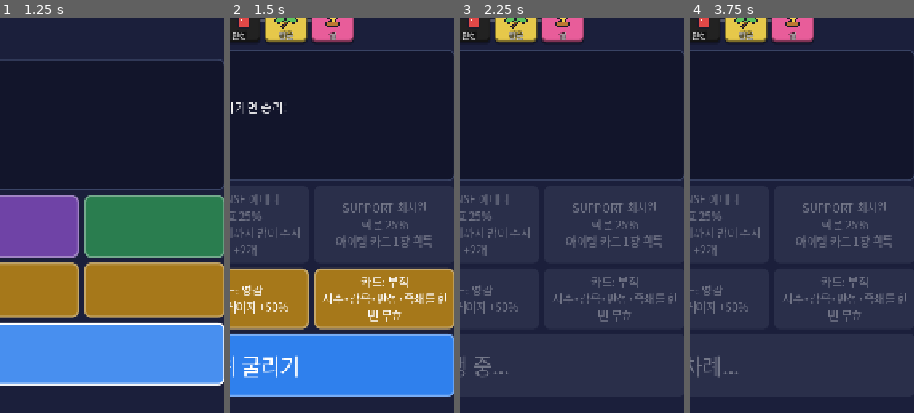
Above: before the commit, frames 1-4 (left to right).
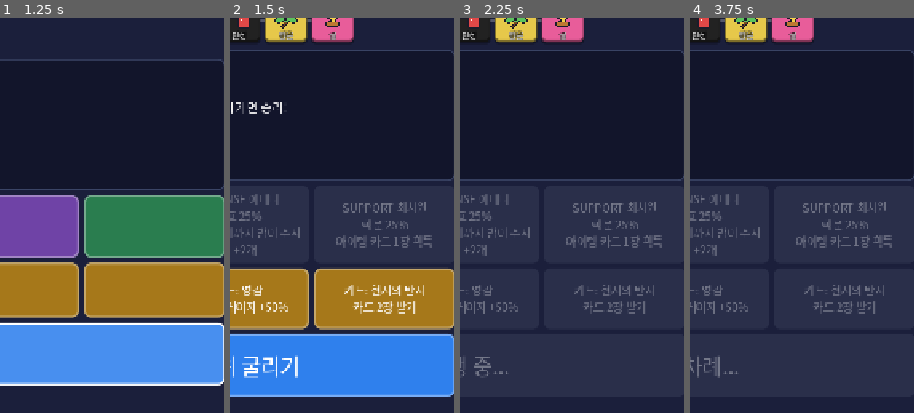
Above: after the commit, the same moments.

Repository: donto333/dice-heroes
Game: Godot game, scene res://scenes/main.tscn
The game is run twice, just before and just after one commit, with the same random seed, the same clock (stepped at 60 frames per second) and the same inputs.
Inputs (mouse positions are % of the whole screen's width and height, from its top left):
- Up to frame 1 (1.25 s): click (50, 82) at 0.5 s
- Up to frame 2 (1.5 s): click "게임 시작" at 1.25 s
- Up to frame 3 (2.25 s): click "주사위 굴리기" at 2 s
- Up to frame 4 (3.75 s): move the mouse to (72, 46) at 2.77 s; click (72, 46) at 2.92 s; move the mouse to (30, 56) at 3.52 s; click (30, 56) at 3.67 s
The pictures show only the part of the screen within x 48-98%, y 40-90%; the shares and areas given below are measured in that part.

Frame 1 is identical in both runs. In frame 2, 1.6% of the frame differs, in the area x 41-97%, y 65-77%; in frame 3, 1.3%; in frame 4, 1.3%.
Error in both runs: Invalid access to property or key 'winner' on a base object of type 'Nil'. (res://scripts/main.gd:246)

Commit message:
규칙 완성: 지나가며 싸우기, 카드 20종, 후공 보정
- 이동 중 상대 말을 지나치면 싸울지 그냥 지나갈지 고른다
- 카드 12종 추가: 축지법, 길잡이 별, 거울 방패, 재도전, 모래폭풍, 덫, 수문장,
  뒤바뀐 운명, 망각, 깊은 망각, 현자의 반지, 도둑 까치
- 나중에 하는 쪽은 어빌리티 게이지 50%로 시작 (data/rules.json)
- AI는 손해 보는 카드는 쓰지 않고, 이길 만할 때만 싸운다
- 카드와 지나가며 싸우기 검사 추가

Co-Authored-By: Claude Opus 5.5 <noreply@anthropic.com>
Claude-Session: https://claude.ai/code/session_01JPWR7cTXQrxTawoDohtR95

Diff:
--- a/data/cards.json
+++ b/data/cards.json
@@ -1,13 +1,167 @@
 {
-  "_comment": "프로토타입용 아이템 카드 8종. 기획안의 20종 중 규칙 검증에 필요한 것만 먼저 넣었다.",
+  "_comment": "아이템 카드 20종. effect.type은 scripts/rules/game.gd의 _apply_effect()에서 처리한다.",
   "cards": {
-    "swift_horse": {"name": "천리마", "text": "이번 이동을 6칸으로 고정", "effect": {"type": "move_fixed", "amount": 6}},
-    "tailwind": {"name": "순풍", "text": "이번 턴 이동 주사위 +1개", "effect": {"type": "move_dice", "amount": 1, "turns": 1}},
-    "banner": {"name": "필승의 깃발", "text": "이번 턴 공격 주사위 +1개", "effect": {"type": "atk_dice", "amount": 1, "turns": 1}},
-    "fortress": {"name": "철옹성", "text": "다음 내 차례까지 방어 주사위 +1개", "effect": {"type": "def_dice", "amount": 1, "turns": 1}},
-    "inspiration": {"name": "영감", "text": "우리 팀 게이지 +50%", "effect": {"type": "gauge_team", "amount": 50}},
-    "shackle": {"name": "족쇄", "text": "상대 1턴 쉬기", "effect": {"type": "skip_enemy", "amount": 1}},
-    "charm": {"name": "부적", "text": "저주·감옥·판정·족쇄를 한 번 무효", "effect": {"type": "charm"}},
-    "attr_wind": {"name": "속성의 바람", "text": "맵 속성을 내 ATTACK 캐릭터의 분류로 변경", "effect": {"type": "set_attr"}}
+    "swift_horse": {
+      "name": "천리마",
+      "text": "이번 이동을 6칸으로 고정",
+      "effect": {
+        "type": "move_fixed",
+        "amount": 6
+      }
+    },
+    "tailwind": {
+      "name": "순풍",
+      "text": "이번 턴 이동 주사위 +1개",
+      "effect": {
+        "type": "move_dice",
+        "amount": 1,
+        "turns": 1
+      }
+    },
+    "banner": {
+      "name": "필승의 깃발",
+      "text": "이번 턴 공격 주사위 +1개",
+      "effect": {
+        "type": "atk_dice",
+        "amount": 1,
+        "turns": 1
+      }
+    },
+    "fortress": {
+      "name": "철옹성",
+      "text": "다음 내 차례까지 방어 주사위 +1개",
+      "effect": {
+        "type": "def_dice",
+        "amount": 1,
+        "turns": 1
+      }
+    },
+    "inspiration": {
+      "name": "영감",
+      "text": "우리 팀 게이지 +50%",
+      "effect": {
+        "type": "gauge_team",
+        "amount": 50
+      }
+    },
+    "shackle": {
+      "name": "족쇄",
+      "text": "상대 1턴 쉬기",
+      "effect": {
+        "type": "skip_enemy",
+        "amount": 1
+      }
+    },
+    "charm": {
+      "name": "부적",
+      "text": "저주·감옥·판정·족쇄를 한 번 무효",
+      "effect": {
+        "type": "charm"
+      }
+    },
+    "attr_wind": {
+      "name": "속성의 바람",
+      "text": "맵 속성을 내 ATTACK 캐릭터의 분류로 변경",
+      "effect": {
+        "type": "set_attr"
+      }
+    },
+    "shrink_road": {
+      "name": "축지법",
+      "text": "이번 이동 +3칸",
+      "effect": {
+        "type": "move_plus",
+        "amount": 3,
+        "turns": 1
+      }
+    },
+    "guide_star": {
+      "name": "길잡이 별",
+      "text": "이동 주사위를 두 번 굴려 큰 쪽으로",
+      "effect": {
+        "type": "move_best",
+        "amount": 1,
+        "turns": 1
+      }
+    },
+    "mirror_shield": {
+      "name": "거울 방패",
+      "text": "다음 내 차례까지 방어 합계 +3",
+      "effect": {
+        "type": "def_bonus",
+        "amount": 3,
+        "turns": 1
+      }
+    },
+    "second_try": {
+      "name": "재도전",
+      "text": "이번 턴 전투에서 지면 한 번 다시 굴림",
+      "effect": {
+        "type": "retry",
+        "amount": 1,
+        "turns": 1
+      }
+    },
+    "sandstorm": {
+      "name": "모래폭풍",
+      "text": "상대의 다음 이동 주사위 -1개",
+      "effect": {
+        "type": "enemy_move_dice",
+        "amount": -1
+      }
+    },
+    "snare": {
+      "name": "덫",
+      "text": "지금 칸에 덫. 상대가 멈추면 1턴 쉬기",
+      "effect": {
+        "type": "trap"
+      }
+    },
+    "gatekeeper": {
+      "name": "수문장",
+      "text": "다음 내 차례까지 방어 주사위 +2개",
+      "effect": {
+        "type": "def_dice",
+        "amount": 2,
+        "turns": 1
+      }
+    },
+    "twisted_fate": {
+      "name": "뒤바뀐 운명",
+      "text": "상대와 말의 자리를 바꿈",
+      "effect": {
+        "type": "swap"
+      }
+    },
+    "oblivion": {
+      "name": "망각",
+      "text": "상대 팀 게이지 -30%",
+      "effect": {
+        "type": "gauge_enemy",
+        "amount": -30
+      }
+    },
+    "deep_oblivion": {
+      "name": "깊은 망각",
+      "text": "상대 카드 1장을 없앰",
+      "effect": {
+        "type": "discard_enemy"
+      }
+    },
+    "sage_ring": {
+      "name": "현자의 반지",
+      "text": "카드 2장 받기",
+      "effect": {
+        "type": "draw_card",
+        "amount": 2
+      }
+    },
+    "magpie": {
+      "name": "도둑 까치",
+      "text": "상대 카드 1장을 훔침",
+      "effect": {
+        "type": "steal_card"
+      }
+    }
   }
 }
--- a/data/rules.json
+++ b/data/rules.json
@@ -1,7 +1,22 @@
 {
-  "_comment": "규칙 수치. move_dice_weights는 이동 주사위의 눈 1~6이 나올 비율이다. 이동 주사위가 1개인 캐릭터는 \"1\", 2개 이상이면 \"2\"를 쓴다. 숫자가 클수록 그 눈이 잘 나온다. 평균: 1개 4.4칸, 2개 5.2칸 (보통 주사위면 3.5칸, 7칸).",
+  "_comment": "규칙 수치. move_dice_weights는 이동 주사위의 눈 1~6이 나올 비율이다. 이동 주사위가 1개인 캐릭터는 \"1\", 2개 이상이면 \"2\"를 쓴다. 숫자가 클수록 그 눈이 잘 나온다. 평균: 1개 4.4칸, 2개 5.2칸 (보통 주사위면 3.5칸, 7칸). second_player_gauge는 나중에 하는 쪽이 처음부터 가진 어빌리티 게이지(%)다. 먼저 하는 쪽이 유리한 것을 줄인다.",
   "move_dice_weights": {
-    "1": [1, 1, 1, 2, 3, 4],
-    "2": [4, 3, 2, 1, 1, 1]
-  }
+    "1": [
+      1,
+      1,
+      1,
+      2,
+      3,
+      4
+    ],
+    "2": [
+      4,
+      3,
+      2,
+      1,
+      1,
+      1
+    ]
+  },
+  "second_player_gauge": 50
 }
--- a/scripts/main.gd
+++ b/scripts/main.gd
@@ -278,14 +278,22 @@
 
 func _show_path_choice() -> void:
 	var options: Array = game.pending_choice["options"]
-	_board_view.highlight = options.duplicate()
+	var fighting: bool = game.choice_kind() == "fight"
+	if fighting:
+		_board_view.highlight = [int(game.players[0]["pos"])]
+		_add_result_text("상대 말을 지나칩니다! 싸울까요? (남은 이동 %d칸)" % int(game.pending_choice["steps"]), Color("ff8a6a"))
+	else:
+		_board_view.highlight = options.duplicate()
+		_add_result_text("갈림길! 갈 길을 고르세요. (남은 이동 %d칸)" % int(game.pending_choice["steps"]), Color("ffcf66"))
 	_board_view.queue_redraw()
-	_add_result_text("갈림길! 갈 길을 고르세요. (남은 이동 %d칸)" % int(game.pending_choice["steps"]), Color("ffcf66"))
 	var row := HBoxContainer.new()
 	row.add_theme_constant_override("separation", 8)
 	for index in options.size():
-		var button := _make_button(18, 72, Color("1ba39c"))
-		button.text = game.route_name(int(options[index]))
+		var color := Color("1ba39c")
+		if fighting:
+			color = Color("c0392b") if index == 0 else Color("5d6d7e")
+		var button := _make_button(18, 72, color)
+		button.text = game.choice_label(index)
 		button.pressed.connect(_on_path_chosen.bind(index))
 		row.add_child(button)
 	_result_box.add_child(row)
@@ -299,7 +307,10 @@
 	_board_view.highlight = []
 	_clear_results()
 	_add_result_header("내 차례", PLAYER_TEXT_COLORS[0])
-	_add_result_text("%s(으)로 갑니다." % game.route_name(int(game.pending_choice["options"][index])), Color.WHITE)
+	if game.choice_kind() == "fight":
+		_add_result_text("싸웁니다!" if index == 0 else "그냥 지나갑니다.", Color.WHITE)
+	else:
+		_add_result_text("%s(으)로 갑니다." % game.choice_label(index), Color.WHITE)
 	_sfx.play("click")
 	var playing = game
 	game.choose_path(index)
--- a/scripts/rules/ai.gd
+++ b/scripts/rules/ai.gd
@@ -12,8 +12,9 @@
 			if game.can_use_ability(slot):
 				game.use_ability(slot)
 				break
-		if game.can_play_card(0):
-			game.play_card(0)
+		var card_index := pick_card(game)
+		if card_index >= 0:
+			game.play_card(card_index)
 		game.roll_move()
 		var guard := 0
 		while game.awaiting_choice() and guard < 10:
@@ -22,9 +23,40 @@
 	game.end_turn()
 
 
-## 갈림길에서 고를 길의 순번.
+## 고르기의 답. 갈림길이면 골에 가까운 길,
+## 상대를 지나칠 때는 내 공격 주사위가 상대 방어 주사위보다 많으면 싸운다.
 static func choose(game) -> int:
+	if game.choice_kind() == "fight":
+		var me: int = game.current
+		var attack := int(game.char_of(me, "attack")["attack"])
+		var defense := int(game.char_of(1 - me, "defense")["defense"])
+		return 0 if attack > defense else 1
 	return game.best_option(game.pending_choice["options"])
+
+
+## 이번 턴에 쓸 카드의 순번. 쓸 만한 카드가 없으면 -1.
+static func pick_card(game) -> int:
+	var hand: Array = game.players[game.current]["hand"]
+	for index in hand.size():
+		if game.can_play_card(index) and card_useful(game, game.cards[hand[index]]):
+			return index
+	return -1
+
+
+## 지금 쓰면 손해이거나 아무 일도 없는 카드를 거른다.
+static func card_useful(game, card: Dictionary) -> bool:
+	var me: int = game.current
+	var other_hand: Array = game.players[1 - me]["hand"]
+	match str(card["effect"].get("type", "")):
+		"swap":
+			return game.distance_of(1 - me) < game.distance_of(me)
+		"discard_enemy":
+			return not other_hand.is_empty()
+		"steal_card":
+			return not other_hand.is_empty() and game.players[me]["hand"].size() < game.HAND_LIMIT
+		"draw_card":
+			return game.players[me]["hand"].size() < game.HAND_LIMIT
+	return true
 
 
 ## AI 파티를 고른다. 포인트 제한 안에서 무작위로 세 명을 뽑고,
--- a/scripts/rules/game.gd
+++ b/scripts/rules/game.gd
@@ -4,7 +4,7 @@
 ##
 ## 한 턴의 순서:
 ##   begin_turn() → (play_card / use_ability, 각 1회까지) → roll_move()
-##   → (갈림길이면 choose_path()를 길이 정해질 때까지) → end_turn()
+##   → (갈림길이나 상대를 지나칠 때 choose_path()로 고르기) → end_turn()
 ##
 ## 보드는 칸(node)과 다음 칸(next) 연결로 이뤄진다. next가 2개 이상이면 갈림길이다.
 ## 말이 지나온 길은 trail에 쌓아 두고, 뒤로 물러날 때는 그 길을 거꾸로 되짚는다.
@@ -25,6 +25,7 @@
 const TIMED_EFFECTS := [
 	"atk_dice", "def_dice", "atk_bonus", "def_bonus",
 	"move_dice", "enemy_dice_minus", "chase", "counter",
+	"move_plus", "move_best", "retry",
 ]
 
 var rng := RandomNumberGenerator.new()
@@ -51,8 +52,14 @@
 ## 화면이 연출에 쓰는 사건 기록. take_events()로 가져가면 비워진다.
 ## kind: "pos"(말이 한 칸 이동), "move"(이동 주사위), "battle"(전투), "fate"(운명의 판정)
 var events: Array = []
-## 갈림길에서 길을 골라야 할 때 채워진다. {"options": [칸 id...], "steps": 남은 칸 수}
+## 고르기가 필요할 때 채워진다.
+##   갈림길: {"kind": "path", "options": [칸 id...], "steps": 남은 칸 수}
+##   상대를 지나칠 때: {"kind": "fight", "options": [0 싸운다, 1 지나간다], "steps": 남은 칸 수}
 var pending_choice: Dictionary = {}
+## 덫이 놓인 칸 id → 덫을 놓은 플레이어
+var traps: Dictionary = {}
+## 후공 보정으로 둘째 플레이어가 받는 첫 게이지
+var second_player_gauge := 0
 
 var card_played := false
 var ability_used := false
@@ -69,6 +76,7 @@
 	cards = data.get("cards", {})
 	abilities = data.get("abilities", {})
 	move_weights = data.get("rules", {}).get("move_dice_weights", {})
+	second_player_gauge = int(data.get("rules", {}).get("second_player_gauge", 0))
 	characters = {}
 	for character in data.get("characters", []):
 		characters[character["id"]] = character
@@ -100,9 +108,13 @@
 	events = []
 	pending_choice = {}
 	revealed = {}
+	traps = {}
 	for index in players.size():
 		for i in START_HAND:
 			_draw_card(index, false)
+	# 먼저 하는 쪽이 유리하므로 나중에 하는 쪽은 게이지를 채워 두고 시작한다.
+	if players.size() > 1 and second_player_gauge > 0:
+		_add_gauge(1, second_player_gauge)
 	say("게임 시작! 먼저 골에 들어가면 승리합니다.")
 
 
@@ -209,6 +221,20 @@
 	return not pending_choice.is_empty()
 
 
+## 지금 고르기의 종류. "path" 또는 "fight". 고를 게 없으면 "".
+func choice_kind() -> String:
+	if pending_choice.is_empty():
+		return ""
+	return str(pending_choice.get("kind", "path"))
+
+
+## 고르기 버튼에 쓸 이름.
+func choice_label(option_index: int) -> String:
+	if choice_kind() == "fight":
+		return "싸운다" if option_index == 0 else "지나간다"
+	return route_name(int(pending_choice["options"][option_index]))
+
+
 func can_use_ability(slot: String) -> bool:
 	if not can_act() or ability_used:
 		return false
@@ -338,33 +364,67 @@
 	else:
 		var count: int = max(1, int(mover["move"]) + effect_sum(current, "move_dice"))
 		rolls = roll_weighted_dice(count, move_weights_for(count))
+		if effect_sum(current, "move_best") > 0:
+			var again := roll_weighted_dice(count, move_weights_for(count))
+			say("  길잡이 별: %s와 %s 중 큰 쪽" % [str(rolls), str(again)])
+			if _sum(again) > _sum(rolls):
+				rolls = again
 		total = _sum(rolls)
 		say("%s: 이동 주사위 %s → %d칸" % [player["name"], str(rolls), total])
-	var bonus := 0
+	var bonus := effect_sum(current, "move_plus")
+	if bonus > 0:
+		total += bonus
+		say("  %d칸 더 이동" % bonus)
 	if map_attr == "근현대" and mover["category"] == "근현대":
-		bonus = ATTR_BONUS
-		total += bonus
+		bonus += ATTR_BONUS
+		total += ATTR_BONUS
 		say("  맵 속성 보너스로 %d칸 더 이동" % ATTR_BONUS)
 	_event({"kind": "move", "player": current, "rolls": rolls, "total": total, "bonus": bonus})
 
-	if _walk(current, total, true):
-		_resolve_tile(0)
-
-
-## 갈림길에서 길을 고른다. option_index는 pending_choice["options"]의 순번이다.
+	_continue_walk(total)
+
+
+## 고르기에 답한다. option_index는 pending_choice["options"]의 순번이다.
+## 갈림길이면 그 길로 가고, 상대를 지나칠 때면 0은 싸우기, 1은 그냥 지나가기다.
 func choose_path(option_index: int) -> bool:
 	if pending_choice.is_empty():
 		return false
 	var options: Array = pending_choice["options"]
 	if option_index < 0 or option_index >= options.size():
 		return false
+	var kind := choice_kind()
 	var steps := int(pending_choice["steps"])
 	pending_choice = {}
+	if kind == "fight":
+		if option_index == 1:
+			say("  %s: 싸우지 않고 지나갑니다." % players[current]["name"])
+			_continue_walk(steps)
+		elif _battle_players():
+			# 이기면 남은 칸을 마저 간다. 지면 거점으로 돌아가 이동이 끝난다.
+			_continue_walk(steps)
+		return true
 	say("  %s: %s(으)로 갑니다." % [players[current]["name"], route_name(int(options[option_index]))])
 	_step(current, int(options[option_index]))
-	if _walk(current, steps - 1, true):
+	if steps - 1 > 0 and _can_fight_passing(current):
+		pending_choice = {"kind": "fight", "options": [0, 1], "steps": steps - 1}
+		return true
+	_continue_walk(steps - 1)
+	return true
+
+
+## 남은 칸을 걸어가고, 길이 다 정해지면 도착한 칸을 처리한다.
+func _continue_walk(steps: int) -> void:
+	if _walk(current, steps, true):
 		_resolve_tile(0)
-	return true
+
+
+## 지나가는 칸에 상대가 있어서 싸울 수 있는지. 출발 칸과 골에서는 싸우지 않는다.
+func _can_fight_passing(player_index: int) -> bool:
+	var pos := int(players[player_index]["pos"])
+	if int(players[1 - player_index]["pos"]) != pos:
+		return false
+	var kind: String = node_of(pos).get("type", "")
+	return kind != "start" and kind != "goal"
 
 
 ## 갈림길에서 보여 줄 길 이름.
@@ -422,11 +482,15 @@
 		var chosen := 0
 		if options.size() > 1:
 			if interactive:
-				pending_choice = {"options": options.duplicate(), "steps": remaining}
+				pending_choice = {"kind": "path", "options": options.duplicate(), "steps": remaining}
 				return false
 			chosen = best_option(options)
 		_step(player_index, int(options[chosen]))
 		remaining -= 1
+		# 가는 길에 상대를 지나치면 싸울지 고른다. 마지막 칸이면 도착해서 싸운다.
+		if interactive and remaining > 0 and _can_fight_passing(player_index):
+			pending_choice = {"kind": "fight", "options": [0, 1], "steps": remaining}
+			return false
 	return true
 
 
@@ -478,6 +542,14 @@
 		if not _battle_players():
 			return
 		pos = int(player["pos"])
+
+	if traps.has(pos) and int(traps[pos]) != current:
+		traps.erase(pos)
+		if _consume_charm(current):
+			say("  덫이 있었지만 부적이 막아 줬습니다.")
+		else:
+			player["skip"] = int(player["skip"]) + 1
+			say("  덫에 걸렸습니다! 다음 턴을 쉽니다.")
 
 	var tile: Dictionary = node_of(pos)
 	if is_hidden(pos):
@@ -611,9 +683,15 @@
 	var attacker: Dictionary = char_of(current, "attack")
 	var defender: Dictionary = char_of(1 - current, "defense")
 	say("  전투! %s(공격) vs %s(방어)" % [attacker["name"], defender["name"]])
+	var attack_dice := _attack_dice(current)
+	var defense_dice := _defense_dice(1 - current)
 	var result := resolve_battle(
-		_attack_dice(current), _defense_dice(1 - current),
-		_attack_bonus(current), _defense_bonus(1 - current))
+		attack_dice, defense_dice, _attack_bonus(current), _defense_bonus(1 - current))
+	if not result["attacker_won"] and _consume_effect(current, "retry"):
+		_say_battle(result)
+		say("  재도전! 한 번 더 굴립니다.")
+		result = resolve_battle(
+			attack_dice, defense_dice, _attack_bonus(current), _defense_bonus(1 - current))
 	_say_battle(result)
 	_battle_event(attacker["name"], defender["name"], result)
 	if result["attacker_won"]:
@@ -636,9 +714,13 @@
 	var player: Dictionary = players[current]
 	var attacker: Dictionary = char_of(current, "attack")
 	say("  전투! %s vs 키퍼 [%s]" % [attacker["name"], keeper_name])
-	var result := resolve_battle(
-		_attack_dice(current), keeper_dice - effect_sum(current, "enemy_dice_minus"),
-		_attack_bonus(current), 0)
+	var attack_dice := _attack_dice(current)
+	var defense_dice := keeper_dice - effect_sum(current, "enemy_dice_minus")
+	var result := resolve_battle(attack_dice, defense_dice, _attack_bonus(current), 0)
+	if not result["attacker_won"] and _consume_effect(current, "retry"):
+		_say_battle(result)
+		say("  재도전! 한 번 더 굴립니다.")
+		result = resolve_battle(attack_dice, defense_dice, _attack_bonus(current), 0)
 	_say_battle(result)
 	_battle_event(attacker["name"], keeper_name, result)
 	if result["attacker_won"]:
@@ -690,7 +772,36 @@
 		"gauge_enemy":
 			_add_gauge(opponent_index, amount)
 		"draw_card":
-			_draw_card(player_index, true)
+			for i in max(amount, 1):
+				_draw_card(player_index, true)
+		"enemy_move_dice":
+			# 상대의 다음 이동까지 남도록 2턴으로 건다.
+			if _consume_charm(opponent_index):
+				say("  %s의 부적이 막아 냈습니다." % opponent["name"])
+			else:
+				_add_effect(opponent_index, "move_dice", amount, 2)
+		"trap":
+			traps[int(player["pos"])] = player_index
+			say("  %d번 칸에 덫을 숨겨 두었습니다." % int(player["pos"]))
+		"swap":
+			_swap_positions(player_index)
+		"discard_enemy":
+			var their_hand: Array = opponent["hand"]
+			if their_hand.is_empty():
+				say("  %s의 손에 카드가 없습니다." % opponent["name"])
+			elif _consume_charm(opponent_index):
+				say("  %s의 부적이 막아 냈습니다." % opponent["name"])
+			else:
+				var lost: String = their_hand.pop_at(rng.randi_range(0, their_hand.size() - 1))
+				say("  %s의 카드 [%s]이(가) 사라졌습니다." % [opponent["name"], cards[lost]["name"]])
+		"steal_card":
+			var their_cards: Array = opponent["hand"]
+			if their_cards.is_empty() or player["hand"].size() >= HAND_LIMIT:
+				say("  훔칠 카드가 없습니다.")
+			else:
+				var taken: String = their_cards.pop_at(rng.randi_range(0, their_cards.size() - 1))
+				player["hand"].append(taken)
+				say("  %s의 카드 [%s]을(를) 훔쳤습니다." % [opponent["name"], cards[taken]["name"]])
 		"skip_enemy":
 			if _consume_charm(opponent_index):
 				say("  %s의 부적이 막아 냈습니다." % opponent["name"])
@@ -708,6 +819,30 @@
 			push_warning("알 수 없는 효과: %s" % kind)
 
 
+## 두 말의 자리와 지나온 길을 서로 바꾼다.
+func _swap_positions(player_index: int) -> void:
+	var me: Dictionary = players[player_index]
+	var other: Dictionary = players[1 - player_index]
+	var my_trail: Array = me["trail"]
+	me["trail"] = other["trail"]
+	other["trail"] = my_trail
+	me["pos"] = int(me["trail"].back())
+	other["pos"] = int(other["trail"].back())
+	_event({"kind": "pos", "player": player_index, "to": me["pos"]})
+	_event({"kind": "pos", "player": 1 - player_index, "to": other["pos"]})
+	say("  운명이 뒤바뀌었습니다! 두 말의 자리가 바뀝니다.")
+
+
+## 지속 효과 하나를 써서 없앤다. 있었으면 true.
+func _consume_effect(player_index: int, key: String) -> bool:
+	var effects: Array = players[player_index]["effects"]
+	for index in effects.size():
+		if effects[index]["key"] == key:
+			effects.remove_at(index)
+			return true
+	return false
+
+
 func _add_effect(player_index: int, key: String, amount: int, turns: int) -> void:
 	players[player_index]["effects"].append({"key": key, "amount": amount, "turns": turns})
 
--- a/tests/run_tests.gd
+++ b/tests/run_tests.gd
@@ -39,6 +39,8 @@
 	_test_move_dice()
 	_test_fork_choice()
 	_test_checkpoints()
+	_test_cards()
+	_test_pass_by_fight()
 	_test_full_games()
 	if _failures.is_empty():
 		print("모든 검사 통과")
@@ -256,6 +258,86 @@
 	_place(game, 0, [0, 1, 2, 3, 4, 5, 6, 7, 8, 9, 10, 11, 12, 13, 14, 15, 16])
 	game._move_back(0, 4)
 	_check(int(game.players[0]["pos"]) == 12, "험한 길에서 4칸 물러나면 12번이어야 함")
+
+
+## 카드 20종이 모두 알려진 효과를 쓰고, 써도 판이 깨지지 않는지 확인한다.
+func _test_cards() -> void:
+	var known := [
+		"move_fixed", "move_dice", "move_plus", "move_best", "atk_dice", "def_dice",
+		"atk_bonus", "def_bonus", "retry", "gauge_team", "gauge_enemy", "draw_card",
+		"skip_enemy", "enemy_move_dice", "trap", "swap", "discard_enemy", "steal_card",
+		"cure", "charm", "set_attr",
+	]
+	var cards: Dictionary = _data["cards"]
+	_check(cards.size() == 20, "카드가 20종이 아님: %d" % cards.size())
+	for card_id in cards:
+		var card: Dictionary = cards[card_id]
+		_check(str(card.get("name", "")) != "" and str(card.get("text", "")) != "", "카드 이름이나 설명이 없음: " + card_id)
+		_check(str(card.get("effect", {}).get("type", "")) in known, "모르는 카드 효과: " + card_id)
+		var game = _new_game(40)
+		game.begin_turn()
+		game.players[0]["hand"] = [card_id]
+		_check(game.play_card(0), "카드를 쓸 수 없음: " + card_id)
+		game.roll_move()
+		while game.awaiting_choice():
+			game.choose_path(1)
+		_check(int(game.players[0]["trail"].back()) == int(game.players[0]["pos"]), "카드를 쓴 뒤 위치가 어긋남: " + card_id)
+
+	# 뒤바뀐 운명: 두 말의 자리가 바뀐다.
+	var swap_game = _new_game(41)
+	swap_game.begin_turn()
+	_place(swap_game, 1, [0, 1, 2, 3, 4, 5, 6, 7, 8])
+	swap_game.players[0]["hand"] = ["twisted_fate"]
+	swap_game.play_card(0)
+	_check(int(swap_game.players[0]["pos"]) == 8 and int(swap_game.players[1]["pos"]) == 0, "뒤바뀐 운명으로 자리가 바뀌지 않음")
+
+	# 후공 보정: 나중에 하는 쪽은 게이지를 채우고 시작한다.
+	var fresh = _new_game(42)
+	var expected := int(_data["rules"].get("second_player_gauge", 0))
+	_check(int(fresh.players[1]["gauge"]["attack"]) == expected, "후공 게이지 보정이 들어가지 않음")
+	_check(int(fresh.players[0]["gauge"]["attack"]) == 0, "선공 게이지가 0이 아님")
+
+
+## 이동 중에 상대 말을 지나치면 싸울지 고르고, 고른 대로 되는지 확인한다.
+func _test_pass_by_fight() -> void:
+	for answer in 2:
+		var game = _new_game(50 + answer)
+		game.begin_turn()
+		_place(game, 0, [0, 1, 2, 3, 4, 5])
+		_place(game, 1, [0, 1, 2, 3, 4, 5, 6, 7])
+		game.players[0]["effects"].append({"key": "move_fixed", "amount": 4, "turns": 1})
+		game.take_events()
+		game.roll_move()
+		_check(game.choice_kind() == "fight", "상대를 지나치는데 싸울지 묻지 않음")
+		_check(int(game.pending_choice.get("steps", 0)) == 2, "상대를 지나칠 때 남은 칸이 2가 아님")
+		game.choose_path(answer)
+		var reached_nine := false
+		var fought := false
+		for event in game.take_events():
+			if event["kind"] == "pos" and int(event["player"]) == 0 and int(event["to"]) == 9:
+				reached_nine = true
+			if event["kind"] == "battle":
+				fought = true
+		if answer == 1:
+			_check(not fought, "지나가기를 골랐는데 싸움")
+			_check(reached_nine, "지나가기를 골랐는데 9번까지 가지 않음")
+		else:
+			_check(fought, "싸우기를 골랐는데 전투가 없음")
+
+	# 마지막 칸에서 만나면 묻지 않고 도착해서 싸운다.
+	var arrive = _new_game(52)
+	arrive.begin_turn()
+	_place(arrive, 0, [0, 1, 2, 3, 4, 5])
+	_place(arrive, 1, [0, 1, 2, 3, 4, 5, 6, 7])
+	arrive.players[0]["effects"].append({"key": "move_fixed", "amount": 2, "turns": 1})
+	arrive.take_events()
+	arrive.roll_move()
+	_check(arrive.choice_kind() != "fight", "도착 칸에서 만났는데 싸울지 물음")
+	var arrive_fought := false
+	for event in arrive.take_events():
+		if event["kind"] == "battle":
+			arrive_fought = true
+	_check(arrive_fought, "도착 칸에서 만났는데 싸우지 않음")
 
 
 ## AI끼리 여러 판을 끝까지 돌린다.
